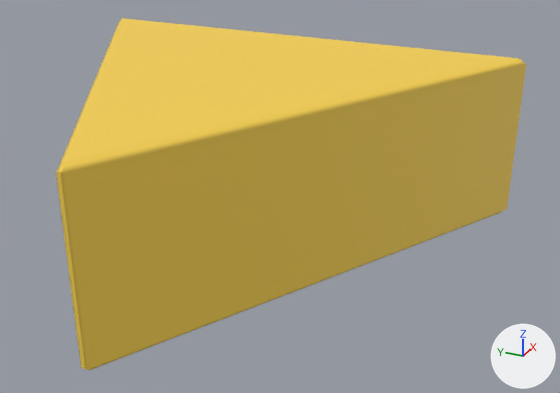
A saved change to the glTF model assets/kitchen/ingredients/Cheese.glb.
The view is the same before and after, from a 50 mm camera at (-0.231, -0.117, 0.129) aimed at (-0.02, -0.022, 0.024). Arrows for +X, +Y and +Z are at lower right; the lights stay in place. The first picture is the older version.

The first picture shows 'Cheese'.
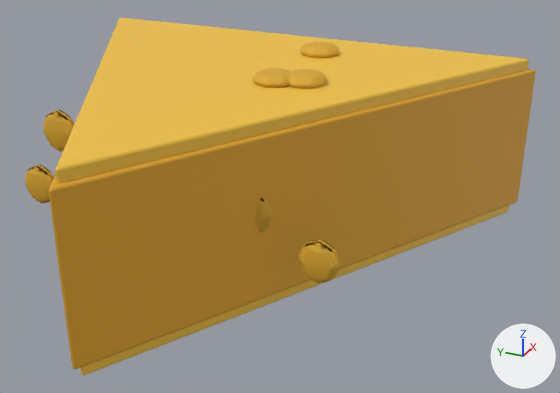
Boxes (x1, y1, x2, y2) around the edits, measured in the pictures (560 x 393 px):
'Cheese', reshaped, moved (9% wider): before (56, 18, 526, 370); after (25, 18, 536, 375)
part 1 of me_cheese, added: after (253, 42, 340, 283)
part 2 of me_cheese, added: after (25, 110, 74, 204)
part 3 of me_cheese, built on: before (56, 18, 526, 370); after (49, 18, 536, 375)

What the commit changed:
Material 'LP_CheeseRind' (mat_lp_cheeserind) is new.
Its base color is (0.768, 0.381, 0.0232) (orange #e3a62a).
Its roughness is 0.6.
Material 'LP_CheeseBody' (mat_lp_cheesebody) is new.
Its base color is (0.905, 0.552, 0.0545) (yellow #f4c442).
Its roughness is 0.55.
Material 'LP_CheeseHole' (mat_lp_cheesehole) is new.
Its base color is (0.694, 0.392, 0.0273) (yellow #d9a82e).
Its roughness is 0.7.
me_cheese is used by ob_cheese; location (0.0, 0.0, 0.03).
me_cheese had 18 vertices, 32 faces and spanned x -0.098..0.05, y -0.086..0.086, z -0.03..0.03.
me_cheese no longer uses material mat_lp_cheese (yellow #f9d350).
me_cheese now has 1246 vertices, 2456 faces and spans x -0.102..0.052, y -0.089..0.089, z 0.0..0.064.
me_cheese part 1: 862 vertices added at x -0.054..0.033, y -0.054..-0.009, z 0.014..0.064.
me_cheese part 2: 300 vertices added at x -0.054..-0.048, y 0.033..0.056, z 0.021..0.054.
me_cheese part 3: 18 vertices removed from x -0.098..0.05, y -0.086..0.086, z -0.03..0.03; 84 vertices added at x -0.102..0.052, y -0.089..0.089, z 0.0..0.06.
me_cheese gains material mat_lp_cheesebody (yellow #f4c442).
me_cheese gains material mat_lp_cheeserind (orange #e3a62a).
me_cheese gains material mat_lp_cheesehole (yellow #d9a82e).
Object 'Cheese' (ob_cheese) moves from (0.0, 0.0, 0.03) to (0.0, 0.0, 0.0).
